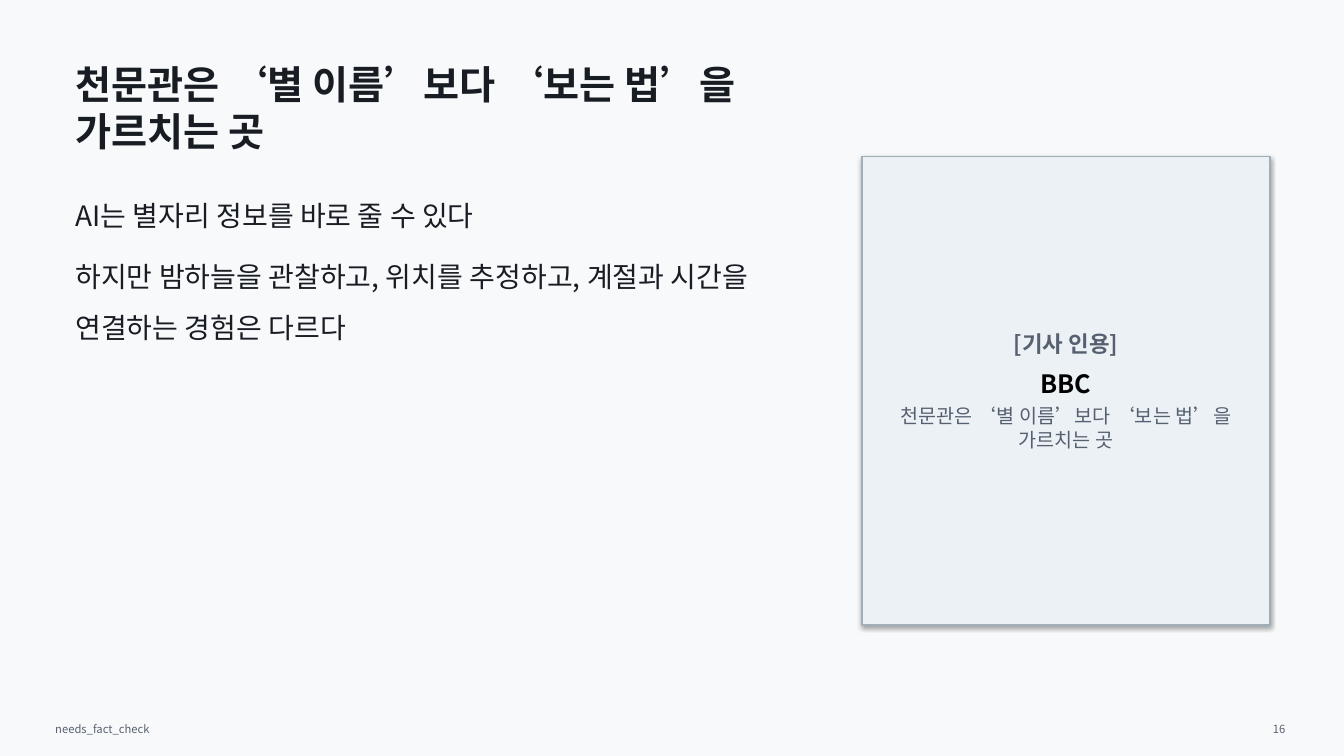
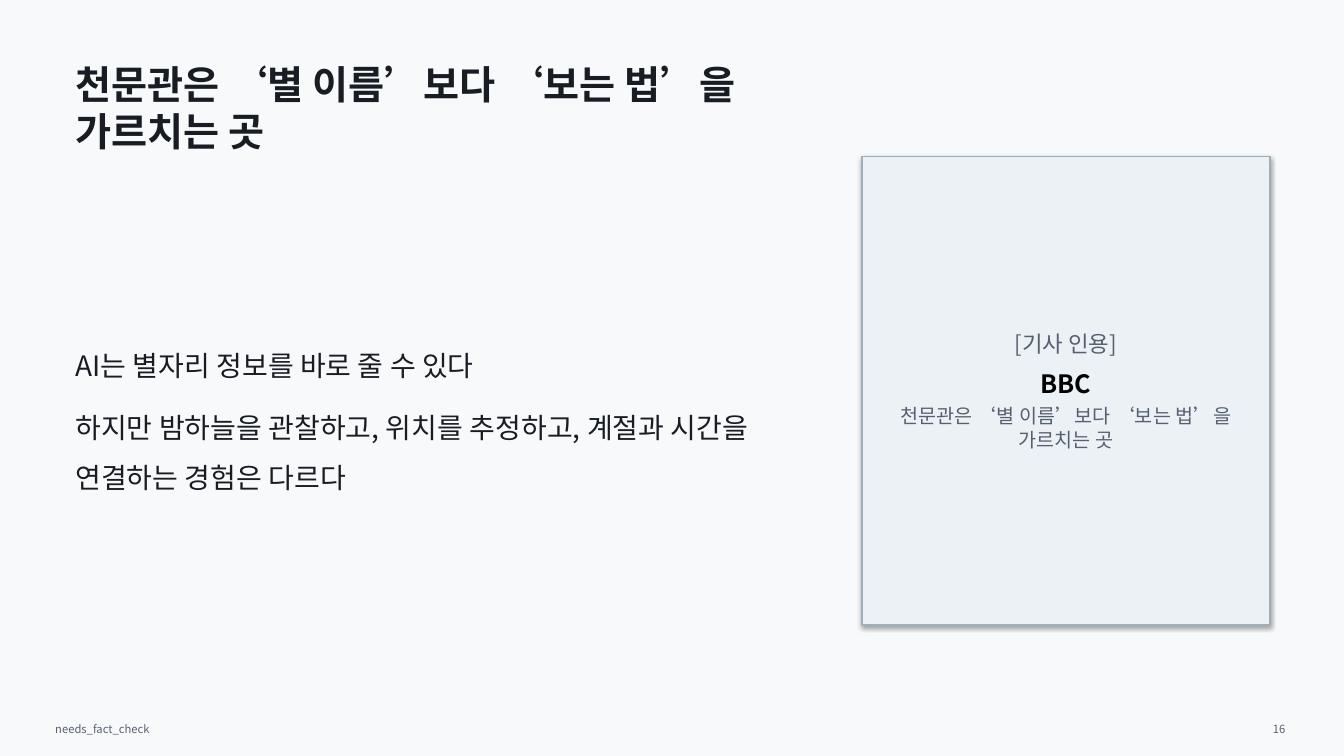
Before and after one commit to Rlearnchan/luddite, a slide deck: slide 16 of outputs/pptx/ai_knowledge_institution_draft.pptx. Drawn at 1344x756 pixels with LibreOffice and Linux fonts; fonts in the diff are those of the drawing. Boxes give left, top, right and bottom in pixels: in the first picture for what was removed or moved away, otherwise in the second. Text is boxed around its words. In the diff, an @@ line names an element or a change of style, - is before the commit and + after.

```diff
--- a/outputs/pptx/ai_knowledge_institution_draft.pptx
+++ b/outputs/pptx/ai_knowledge_institution_draft.pptx
@@ text "AI는 별자리 정보를 바로 줄 ..." at (75,353,748,491): vertical alignment top to middle @@
@@ text in rectangle at (1015,333,1117,356): bold off in "[기사 인용]" @@
```
Also in this commit, not shown: 25 other slides changed, 8 other files.
